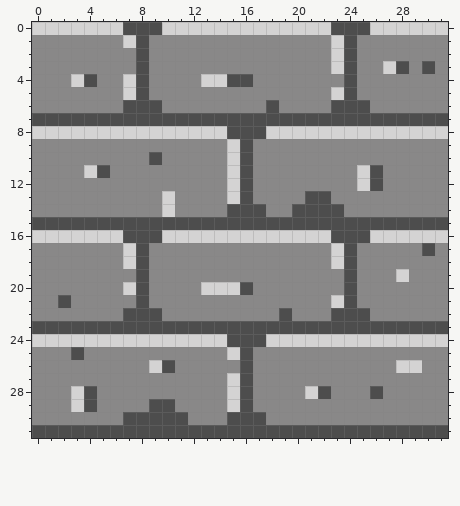
File history of a pixel-art sprite, Assets/Art/Tiles/wall and floor/brick2.png. The first picture shows the starting point.
The file is 32x32 pixels.
After:
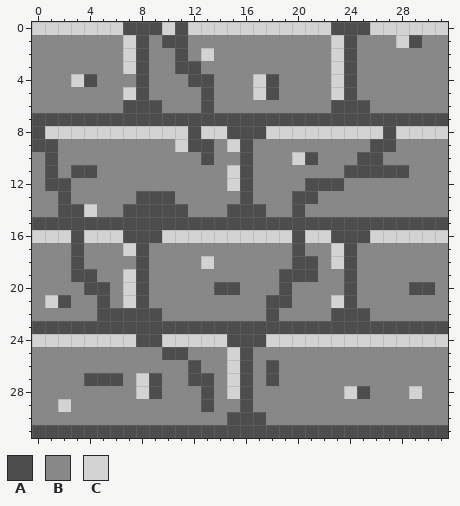
Palette (. is transparent): A #4d4d4d  B #898888  C #d4d3d3
Diff:
@@ x 0..31 @@
- 0 CCCCCCCAAACCCCCCCCCCCCCAAACCCCCC
- 1 BBBBBBBCABBBBBBBBBBBBBBCABBBBBBB
- 2 BBBBBBBBABBBBBBBBBBBBBBCABBBBBBB
- 3 BBBBBBBBABBBBBBBBBBBBBBCABBCABAB
- 4 BBBCABBCABBBBCCAABBBBBBBABBBBBBB
- 5 BBBBBBBCABBBBBBBBBBBBBBCABBBBBBB
- 6 BBBBBBBAAABBBBBBBBABBBBAAABBBBBB
+ 0 CCCCCCCAAACACCCCCCCCCCCAAACCCCCC
+ 1 BBBBBBBCABAABBBBBBBBBBBCABBBCABB
+ 2 BBBBBBBCABBABCBBBBBBBBBCABBBBBBB
+ 3 BBBBBBBCABBAABBBBBBBBBBCABBBBBBB
+ 4 BBBCABBBABBBAABBBCABBBBCABBBBBBB
+ 5 BBBBBBBCABBBBABBBCABBBBCABBBBBBB
+ 6 BBBBBBBAAABBBABBBBBBBBBAAABBBBBB
  7 AAAAAAAAAAAAAAAAAAAAAAAAAAAAAAAA
- 8 CCCCCCCCCCCCCCCAAACCCCCCCCCCCCCC
- 9 BBBBBBBBBBBBBBBCABBBBBBBBBBBBBBB
-10 BBBBBBBBBABBBBBCABBBBBBBBBBBBBBB
-11 BBBBCABBBBBBBBBCABBBBBBBBCABBBBB
-12 BBBBBBBBBBBBBBBCABBBBBBBBCABBBBB
-13 BBBBBBBBBBCBBBBCABBBBAABBBBBBBBB
-14 BBBBBBBBBBCBBBBAAABBAAAABBBBBBBB
+ 8 ACCCCCCCCCCCACCAAACCCCCCCCCACCCC
+ 9 AABBBBBBBBBCAABCABBBBBBBBBAABBBB
+10 BABBBBBBBBBBBABBABBBCABBBAABBBBB
+11 BABAABBBBBBBBBBCABBBBBBBAAAAABBB
+12 BAABBBBBBBBBBBBCABBBBAAABBBBBBBB
+13 BBABBBBBAAABBBBBABBBAABBBBBBBBBB
+14 BBAACBBAAAAABBBAAABBABBBBBBBBBBB
 15 AAAAAAAAAAAAAAAAAAAAAAAAAAAAAAAA
-16 CCCCCCCAAACCCCCCCCCCCCCAAACCCCCC
-17 BBBBBBBCABBBBBBBBBBBBBBCABBBBBAB
-18 BBBBBBBCABBBBBBBBBBBBBBCABBBBBBB
-19 BBBBBBBBABBBBBBBBBBBBBBBABBBCBBB
-20 BBBBBBBCABBBBCCCABBBBBBBABBBBBBB
-21 BBABBBBBABBBBBBBBBBBBBBCABBBBBBB
-22 BBBBBBBAAABBBBBBBBBABBBAAABBBBBB
+16 CCCACCCAAACCCCCCCCCCACCAAACCCCCC
+17 BBBABBBCABBBBBBBBBBBABBCABBBBBBB
+18 BBBABBBBABBBBCBBBBBBAABCABBBBBBB
+19 BBBAABBCABBBBBBBBBBAAABBABBBBBBB
+20 BBBBAABCABBBBBAABBBABBBBABBBBAAB
+21 BCABBABCABBBBBBBBBAABBBCABBBBBBB
+22 BBBBBAAAAABBBBBBBBABBBBAAABBBBBB
 23 AAAAAAAAAAAAAAAAAAAAAAAAAAAAAAAA
-24 CCCCCCCCCCCCCCCAAACCCCCCCCCCCCCC
-25 BBBABBBBBBBBBBBCABBBBBBBBBBBBBBB
-26 BBBBBBBBBCABBBBBABBBBBBBBBBBCCBB
-27 BBBBBBBBBBBBBBBCABBBBBBBBBBBBBBB
-28 BBBCABBBBBBBBBBCABBBBCABBBABBBBB
-29 BBBCABBBBAABBBBCABBBBBBBBBBBBBBB
-30 BBBBBBBAAAAABBBAAABBBBBBBBBBBBBB
+24 CCCCCCCCAACCCCCAAACCCCCCCCCCCCCC
+25 BBBBBBBBBBAABBBCABBBBBBBBBBBBBBB
+26 BBBBBBBBBBBBABBCABABBBBBBBBBBBBB
+27 BBBBAAABCABBAABCABABBBBBBBBBBBBB
+28 BBBBBBBBCABBBABCABBBBBBBCABBBCBB
+29 BBCBBBBBBBBBBABBABBBBBBBBBBBBBBB
+30 BBBBBBBBBBBBBBBAAABBBBBBBBBBBBBB
 31 AAAAAAAAAAAAAAAAAAAAAAAAAAAAAAAA
Boxes around the changes in both pictures, in picture pixels (x1, y1, x2, y2):
changed: (32, 22, 435, 425)
